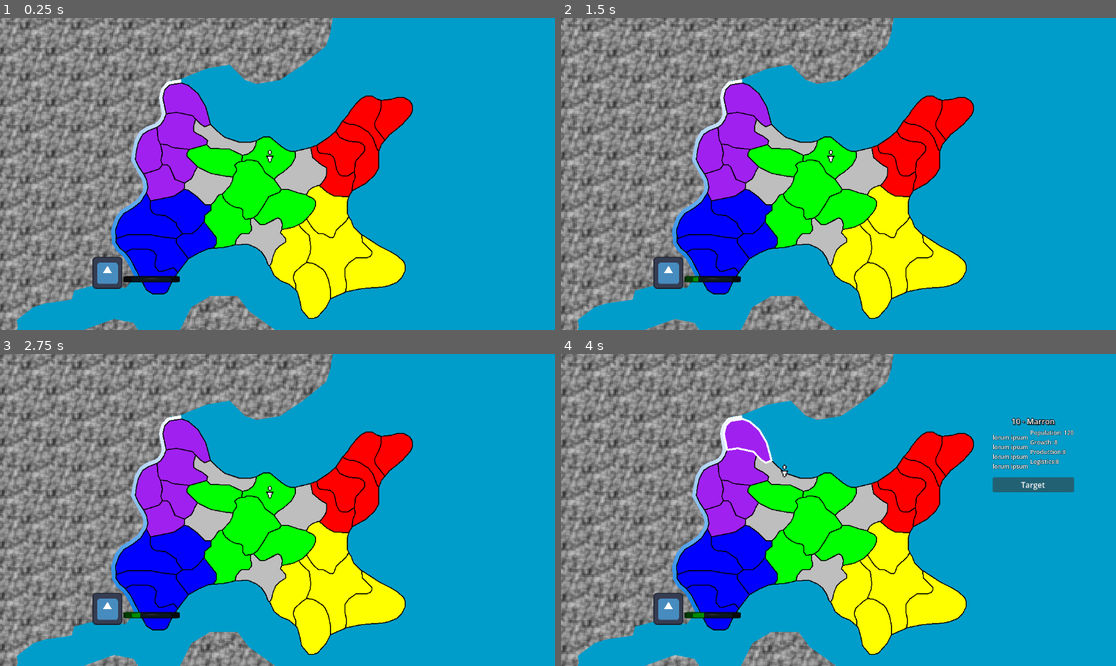
Above: before the commit, frames 1-4 (two rows, left to right).
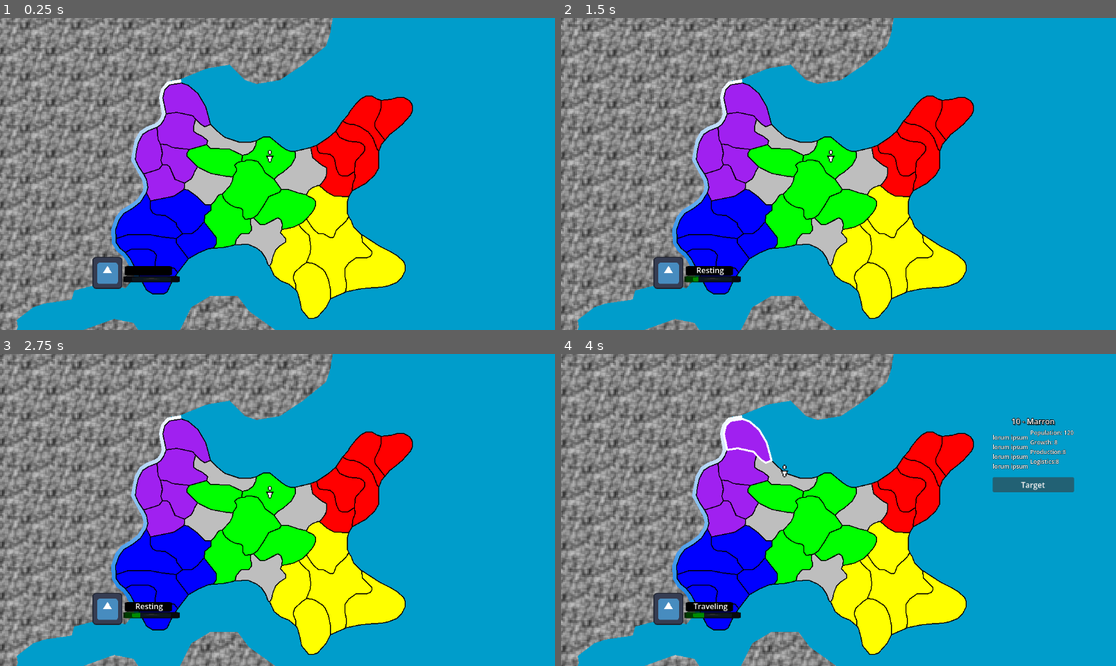
Above: after the commit, the same moments.

Repository: joshuaculver/ChronoRetract
Game: Godot game, scene res://prefabs/main.tscn
Same seed, same stepped clock (60 frames per second), same inputs: the game is played once before the commit and once after it. The engine's default icon, where the game draws it, is replaced by a stand-in: a white triangle on a blue panel in a dark square.
Inputs (mouse positions are in pixels of both pictures, inside the frame that each line leads up to):
- Up to frame 1 (0.25 s): no input
- Up to frame 2 (1.5 s): click (666, 273) at 0.5 s; click (666, 273) at 1.25 s
- Up to frame 3 (2.75 s): click (105, 609) at 2 s
- Up to frame 4 (4 s): drag from (744, 438) to (832, 491) at 2.77 s; click "Target" at 3.5 s

The runs differ from the first frame. In frame 1, 0.3% of the frame differs, in the area x 22-32%, y 79-83%; in frame 2, 0.3%; in frame 3, 0.3%; in frame 4, 0.3%.

Commit message:
Added placeholder label which shows what action the player unit is taking

Diff:
--- a/prefabs/managers.tscn
+++ b/prefabs/managers.tscn
@@ -88,8 +88,18 @@
 
 [node name="PlayerActionLabel" type="Label" parent="UI/CanvasLayer/PlayerUIControl" unique_id=70368436]
 layout_mode = 0
-offset_right = 40.0
-offset_bottom = 23.0
+offset_left = 256.0
+offset_top = 512.0
+offset_right = 365.0
+offset_bottom = 535.0
+horizontal_alignment = 1
+
+[node name="Sprite2D" type="Sprite2D" parent="UI/CanvasLayer/PlayerUIControl/PlayerActionLabel" unique_id=630768129]
+modulate = Color(0, 0, 0, 1)
+z_index = -1
+position = Vector2(52, 13)
+scale = Vector2(0.76, 0.15999025)
+texture = ExtResource("6_tm107")
 
 [node name="PowerBar" type="TextureProgressBar" parent="UI/CanvasLayer/PlayerUIControl" unique_id=346585705]
 layout_mode = 0
--- a/scripts/managers/uiManager.gd
+++ b/scripts/managers/uiManager.gd
@@ -12,6 +12,7 @@
 @onready var mainCam : Camera2D = $Camera2D
 
 @onready var playerBar : TextureProgressBar = $CanvasLayer/PlayerUIControl/PowerBar
+@onready var playerActLabel : Label = $CanvasLayer/PlayerUIControl/PlayerActionLabel
 
 ## Function for selecting and deselecting a region as well as sending the region's information to the relevant menu
 func regionSelected(newRegion : Region) -> void:
@@ -43,3 +44,18 @@
 	if managers.unitManager.player.power != 0:
 		var percent = (float(managers.unitManager.player.power) / float(managers.unitManager.player.maxPower)) * 100.0
 		playerBar.value = percent
+
+	match managers.unitManager.player.mode:
+		enums.UnitMode.NEUTRAL:
+			if managers.unitManager.player.power < managers.unitManager.player.maxPower:
+				playerActLabel.text = "Resting"
+			else:
+				playerActLabel.text = "Waiting..."
+		enums.UnitMode.TRAVEL:
+			playerActLabel.text = "Traveling"
+		enums.UnitMode.BATTLE:
+			playerActLabel.text = "Battling"
+		enums.UnitMode.AID:
+			playerActLabel.text = "Aiding Region"
+		_:
+			playerActLabel.text = ""
--- a/scripts/unit.gd
+++ b/scripts/unit.gd
@@ -24,7 +24,12 @@
 var hasFought : bool = false
 
 ##Current state of unit
-@export var mode : enums.UnitMode = enums.UnitMode.NEUTRAL
+@export var mode : enums.UnitMode = enums.UnitMode.NEUTRAL :
+	get:
+		return mode
+	set(value):
+		mode = value
+		changed.emit()
 
 signal relocated
 signal encounteredEnemy(currRegion)
